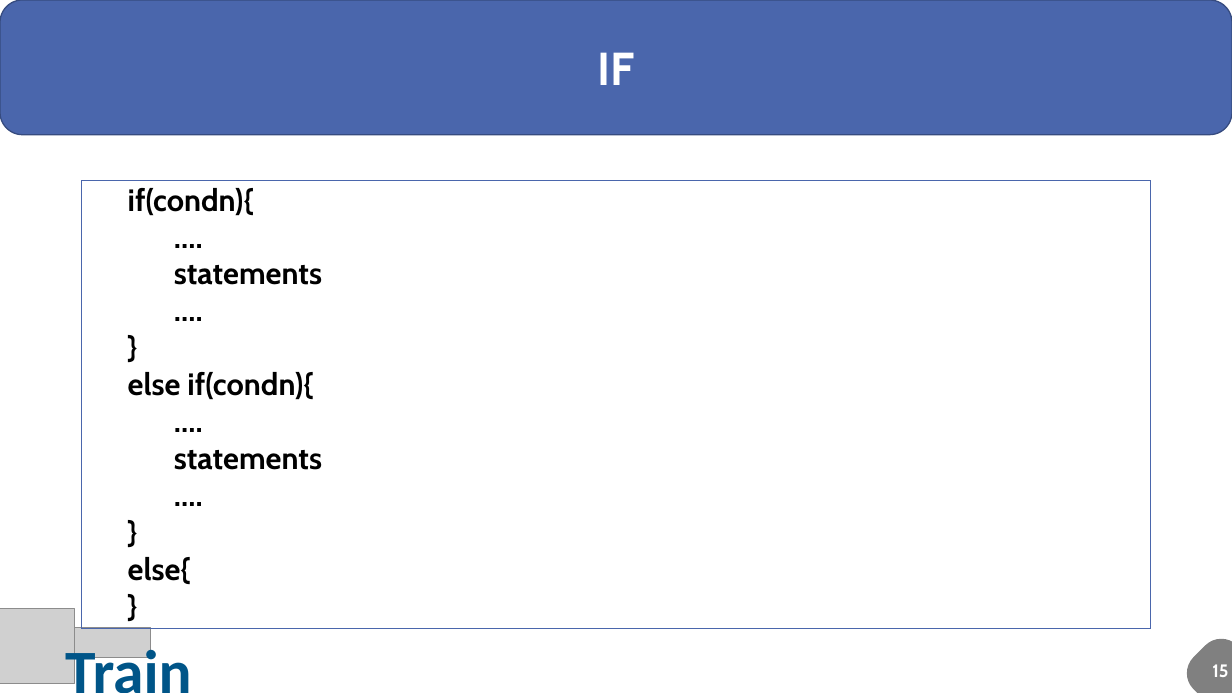
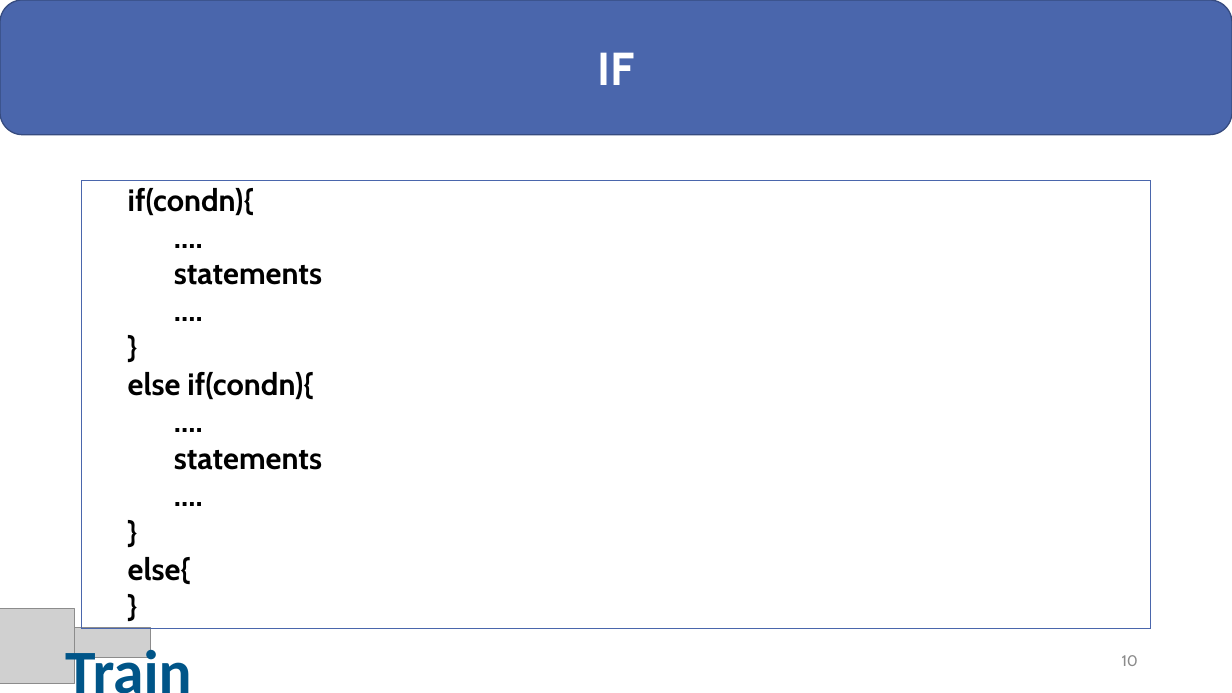
Before and after one commit to sesh86/HTML_CSS, a slide deck: slide 10 of iTrain - JS.pptx. Drawn at 1232x693 pixels with LibreOffice and Linux fonts; fonts in the diff are those of the drawing; grey boxes stand for pictures. Boxes give left, top, right and bottom in pixels: in the first picture for what was removed or moved away, otherwise in the second. Text is boxed around its words. In the diff, an @@ line names an element or a change of style, - is before the commit and + after.

```diff
--- a/iTrain - JS.pptx
+++ b/iTrain - JS.pptx
@@ page number added at (x1=1122, y1=655, x2=1138, y2=666), 12 pt, text #8C8C8C @@
+10
@@ freeform shape removed at (x1=1178, y1=630, x2=1232, y2=693) @@
@@ text removed at (x1=1212, y1=664, x2=1228, y2=677) @@
-15
```
Also in this commit, not shown: 14 other slides changed, 12 slides added.
